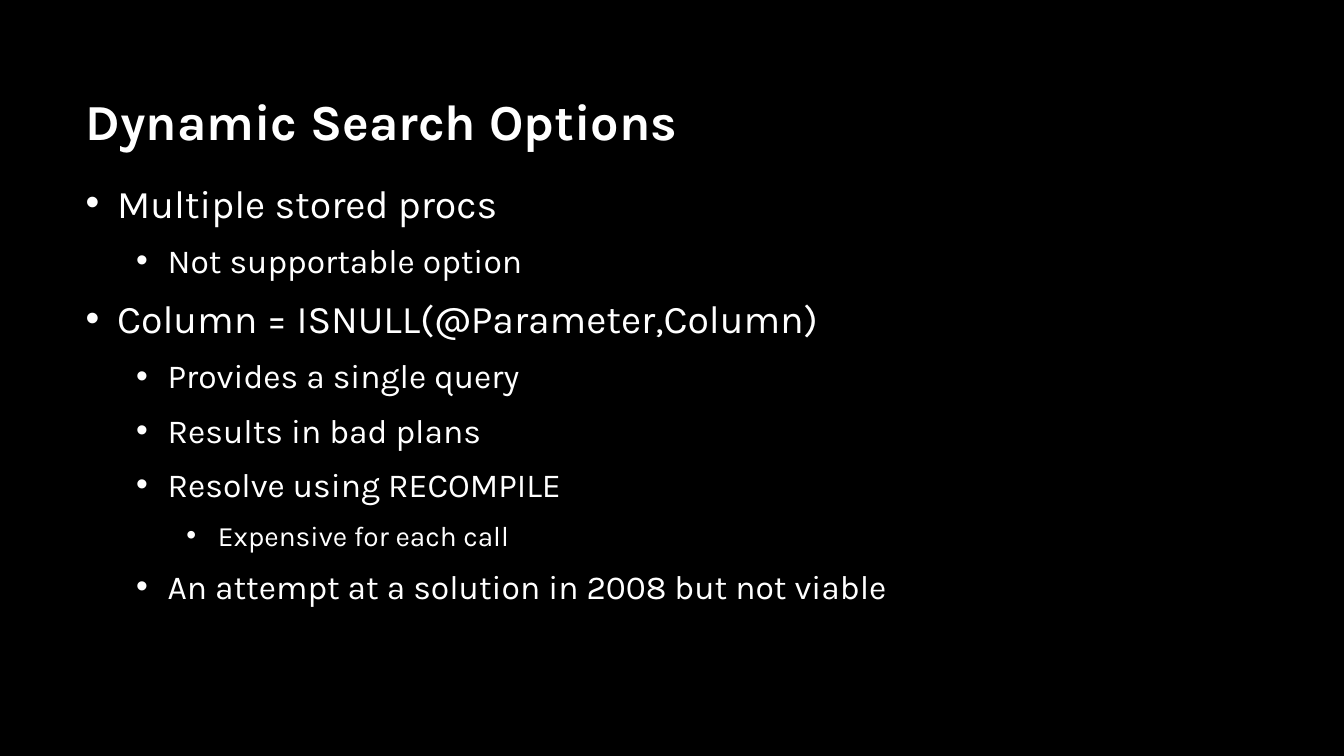
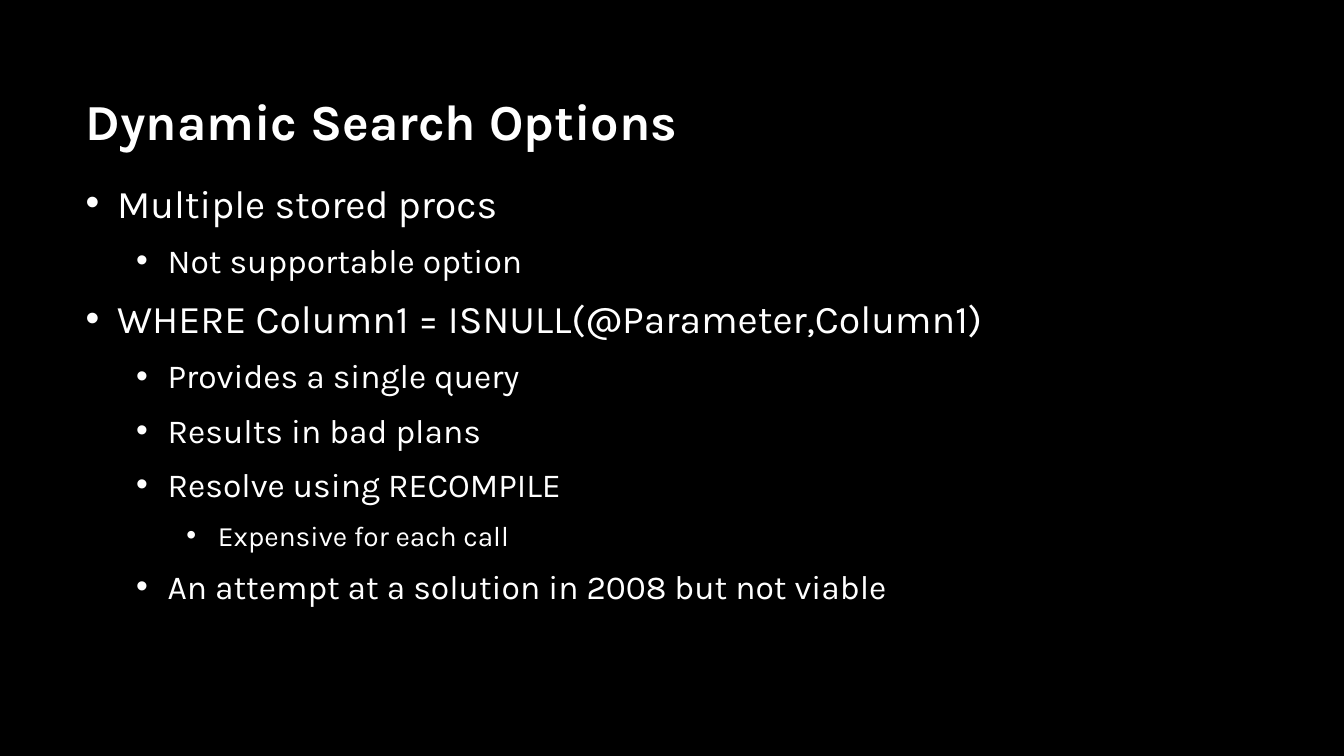
Before and after one commit to sabinio/SQLTraining, a slide deck: slide 24 of Slides/4. Performance.pptx (slide 21 before the commit). Drawn at 1344x756 pixels with LibreOffice and Linux fonts; fonts in the diff are those of the drawing; background and template pictures are left out. Boxes give left, top, right and bottom in pixels: in the first picture for what was removed or moved away, otherwise in the second. Text is boxed around its words. In the diff, an @@ line names an element or a change of style, - is before the commit and + after.

```diff
--- a/Slides/4. Performance.pptx
+++ b/Slides/4. Performance.pptx
@@ text at [117,304,982,340]: text changed @@
-• Column = ISNULL(@Parameter,Column)
+• WHERE Column1 = ISNULL(@Parameter,Column1)
```
Also in this commit, not shown: 8 other slides changed, 7 slides added.
